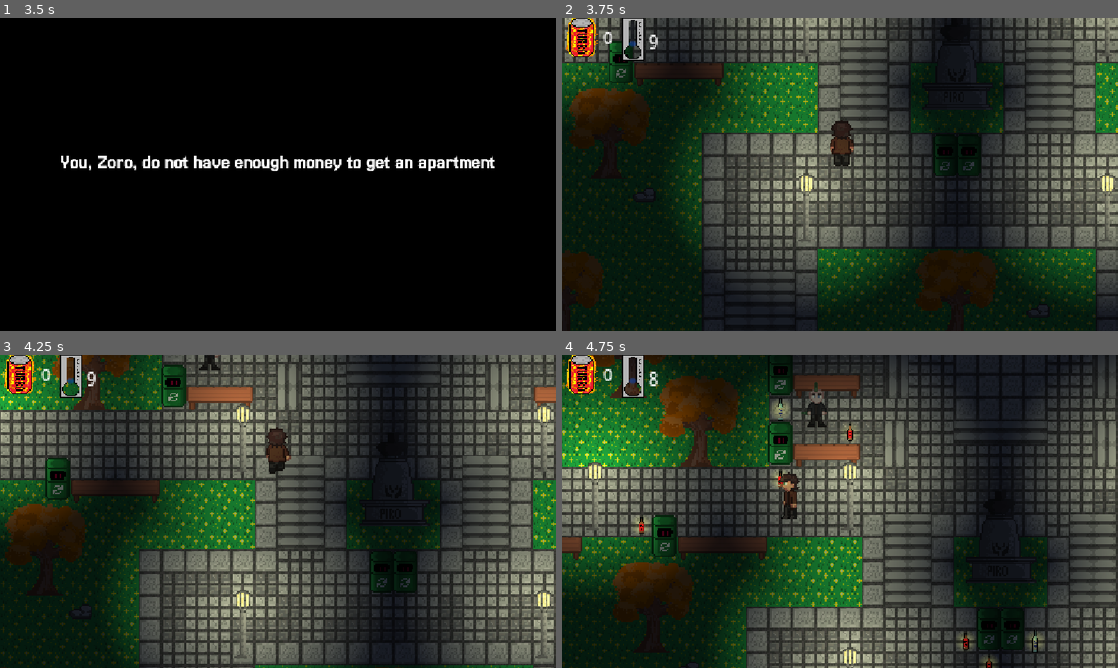
Above: before the commit, frames 1-4 (two rows, left to right).
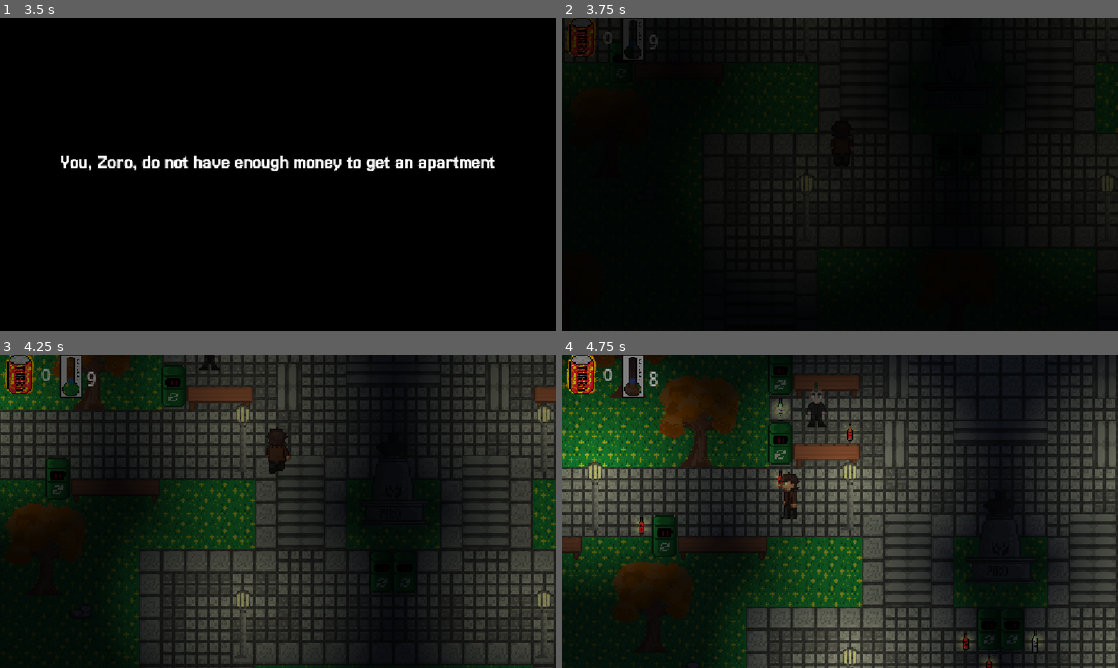
Above: after the commit, the same moments.

Repository: KirillMitjurin/gamejam2025scratch
Game: Godot game, scene res://scenes/start_menu.tscn
Two runs of this game, one before a commit and one after it. Both use one fixed random seed, a clock stepped at 60 frames per second and the inputs below. Sound files missing from this copy of the repository are replaced by a short silence.
Inputs (mouse positions are in pixels of both pictures, inside the frame that each line leads up to):
- Up to frame 1 (3.5 s): click "Play" at 0.5 s; move the mouse to (400, 158) at 1.27 s; hold Right (ui_right) 1.28-2.03 s; move the mouse to (166, 190) at 2.02 s; hold Down (ui_down) 2.03-2.78 s; move the mouse to (333, 105) at 2.77 s; hold Right (ui_right) from 2.78 s (still down)
- Up to frame 2 (3.75 s): tap Enter at 3.5 s; move the mouse to (812, 237) at 3.52 s; release Right (ui_right) at 3.53 s; hold Up (ui_up) from 3.53 s (still down)
- Up to frame 3 (4.25 s): keep holding Up (ui_up)
- Up to frame 4 (4.75 s): move the mouse to (1006, 558) at 4.27 s; release Up (ui_up) at 4.28 s; hold Left (ui_left) from 4.28 s (still down)

Frame 1 is identical in both runs. In frame 2, 70% of the frame differs, in the area x 0-100%, y 0-100%; in frame 3, 58%; in frame 4, 29%.

Commit message:
i forgot

Diff:
--- a/objects/tilemaps/game_scene.gd
+++ b/objects/tilemaps/game_scene.gd
@@ -1,5 +1,7 @@
 extends Node2D
+class_name GameScene
 
+@export var fade_rect: ColorRect
 @onready var pause_menu = $CanvasLayer/PauseMenu
 var paused = false
 
@@ -10,6 +12,16 @@
 	if Input.is_action_just_pressed("pause"):
 		pauseMenu()
 
+	if fade_rect:
+		fade_rect.modulate.a = 1.0
+		create_tween().tween_property(fade_rect, "modulate:a", 0.0, 2.0)
+
+func fade_scene_out(tree: SceneTree):
+	var tween = create_tween()
+	print("bruh 2")
+	tween.tween_property(fade_rect, "modulate:a", 1.0, 1.0)
+
+
 func pauseMenu():
 	if paused:
 		pause_menu.hide()
--- a/scenes/main.tscn
+++ b/scenes/main.tscn
@@ -22,8 +22,9 @@
 [sub_resource type="TileSet" id="TileSet_jkv2x"]
 sources/0 = SubResource("TileSetScenesCollectionSource_a8y0u")
 
-[node name="player_test2" type="Node2D"]
+[node name="player_test2" type="Node2D" node_paths=PackedStringArray("fade_rect")]
 script = ExtResource("1_o6xl0")
+fade_rect = NodePath("CanvasLayer/BlackFade")
 
 [node name="NightFilter" type="CanvasModulate" parent="."]
 color = Color(0.13037938, 0.14933155, 0.19245178, 1)
@@ -41,9 +42,10 @@
 [node name="2D_objects" type="Node2D" parent="."]
 y_sort_enabled = true
 
-[node name="Player" parent="2D_objects" node_paths=PackedStringArray("hud") instance=ExtResource("4_choun")]
+[node name="Player" parent="2D_objects" node_paths=PackedStringArray("game", "hud") instance=ExtResource("4_choun")]
 position = Vector2(110, 117)
 script = ExtResource("5_ya4ey")
+game = NodePath("../..")
 hud = NodePath("../../CanvasLayer/PlayerHud")
 
 [node name="Camera2D" type="Camera2D" parent="2D_objects/Player"]
@@ -92,6 +94,11 @@
 offset_right = -465.0
 offset_bottom = -298.0
 
+[node name="BlackFade" type="ColorRect" parent="CanvasLayer"]
+offset_right = 1168.0
+offset_bottom = 669.0
+color = Color(0, 0, 0, 1)
+
 [node name="Wc" type="Sprite2D" parent="."]
 position = Vector2(834, 16)
 scale = Vector2(1.2620723, 1.2620723)
Not shown: 1 places in scenes/main.tscn that only renumber resources
